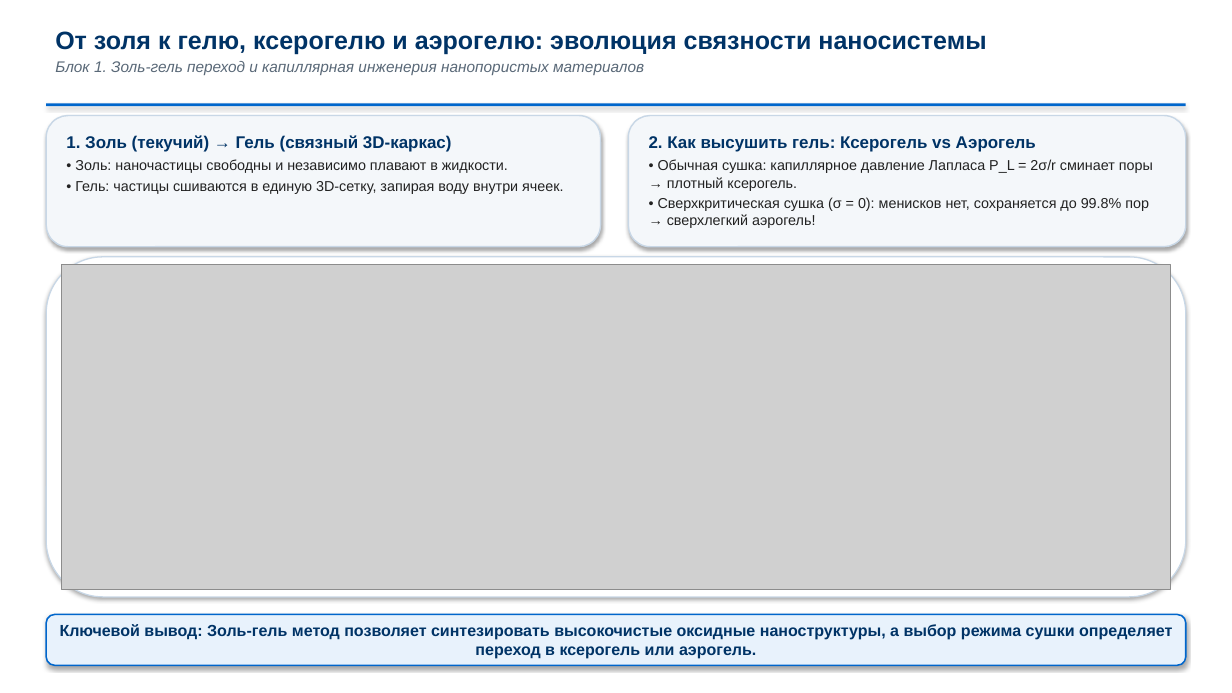
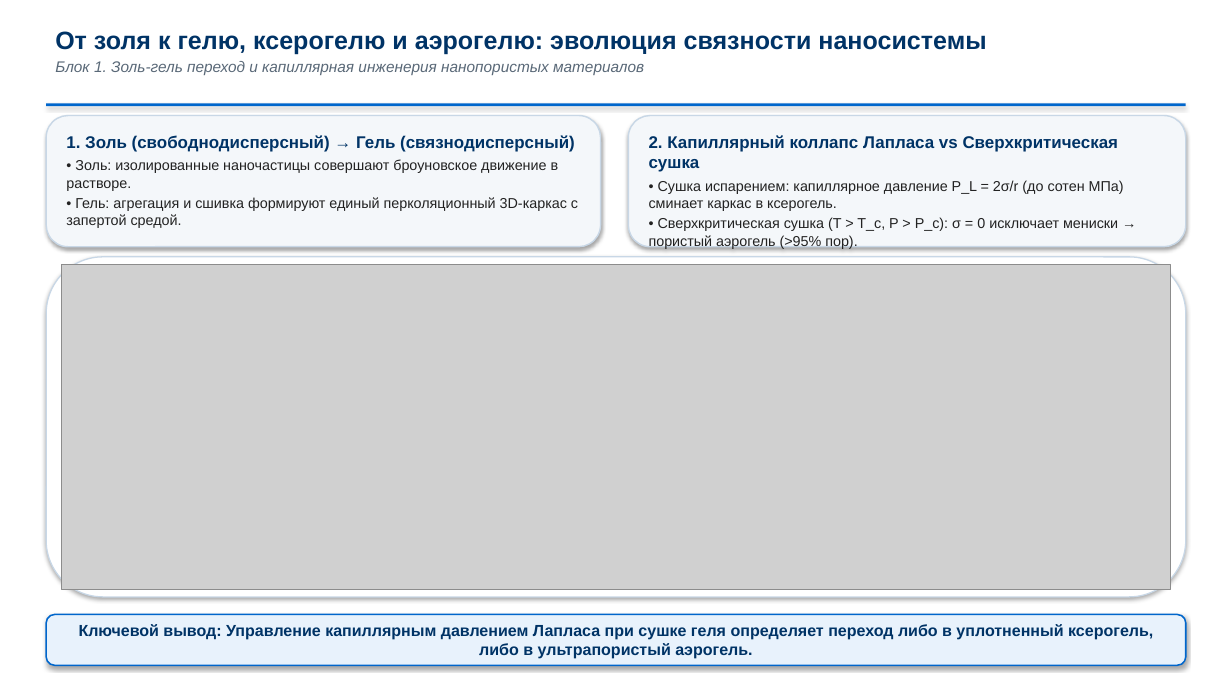
Before and after one commit to brattri3/nanophysics-course, a slide deck: slide 4 of course_materials/semester_4/lectures/lecture_03_colloids.pptx. Drawn at 1232x693 pixels with LibreOffice and Linux fonts; fonts in the diff are those of the drawing; grey boxes stand for pictures. Boxes give left, top, right and bottom in pixels: in the first picture for what was removed or moved away, otherwise in the second. Text is boxed around its words. In the diff, an @@ line names an element or a change of style, - is before the commit and + after.

Commit message:
Update Lecture 03 Section 1 (Slides 1-5: Faraday gold sol vs iron oxide aggregates, Occam/Pareto style) and Slide 17

```diff
--- a/course_materials/semester_4/lectures/lecture_03_colloids.pptx
+++ b/course_materials/semester_4/lectures/lecture_03_colloids.pptx
@@ text in rounded rectangle at [66,135,578,228]: text changed @@
-1. Золь (текучий) → Гель (связный 3D-каркас)
-• Золь: наночастицы свободны и независимо плавают в жидкости.
-• Гель: частицы сшиваются в единую 3D-сетку, запирая воду внутри ячеек.
+1. Золь (свободнодисперсный) → Гель (связнодисперсный)
+• Золь: изолированные наночастицы совершают броуновское движение в растворе.
+• Гель: агрегация и сшивка формируют единый перколяционный 3D-каркас с запертой средой.
@@ text in rounded rectangle at [649,135,1124,249]: text changed @@
-2. Как высушить гель: Ксерогель vs Аэрогель
-• Обычная сушка: капиллярное давление Лапласа P_L = 2σ/r сминает поры → плотный ксерогель.
-• Сверхкритическая сушка (σ = 0): менисков нет, сохраняется до 99.8% пор → сверхлегкий аэрогель!
+2. Капиллярный коллапс Лапласа vs Сверхкритическая сушка
+• Сушка испарением: капиллярное давление P_L = 2σ/r (до сотен МПа) сминает каркас в ксерогель.
+• Сверхкритическая сушка (T > T_c, P > P_c): σ = 0 исключает мениски → пористый аэрогель (>95% пор).
@@ text in rounded rectangle at [79,624,1153,659]: text changed @@
-Ключевой вывод: Золь-гель метод позволяет синтезировать высокочистые оксидные наноструктуры, а выбор режима сушки определяет переход в ксерогель или аэрогель.
+Ключевой вывод: Управление капиллярным давлением Лапласа при сушке геля определяет переход либо в уплотненный ксерогель, либо в ультрапористый аэрогель.
```
Also in this commit, not shown: 5 other slides changed, 2 other files.
